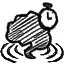
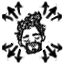
Revision of a layered 64px x 64px image; what changed, layer by layer:
added layer "图层 133" above "图层 132" over [13, 10, 47, 56]
added layer "图层 134" above "图层 135" over [2, 40, 63, 64]
added layer "warly_share_buff" above "图层 65" over [2, 1, 62, 38]
renamed "warly_true_delicious_memory" to "图层 112", hid it, moved it above "图层 49", painted on it over [0, 1, 64, 63]
